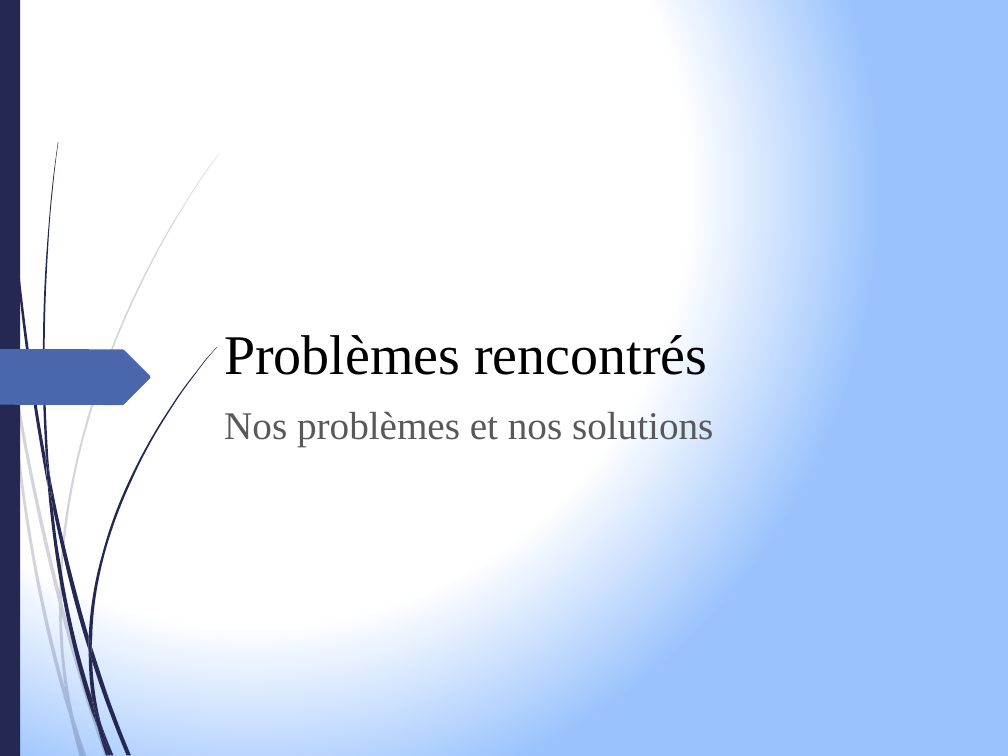
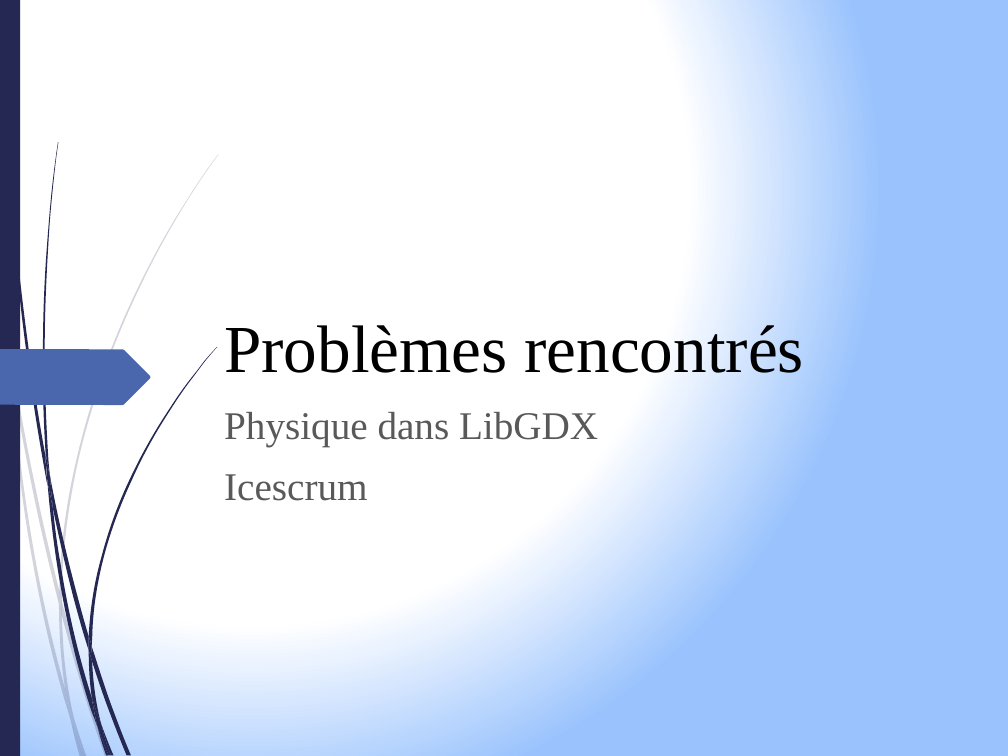
Before and after one commit to manalito/nukemap, a slide deck: slide 6 of presentation.pptx. Drawn at 1008x756 pixels with LibreOffice and Linux fonts; fonts in the diff are those of the drawing. Boxes give left, top, right and bottom in pixels: in the first picture for what was removed or moved away, otherwise in the second. Text is boxed around its words. In the diff, an @@ line names an element or a change of style, - is before the commit and + after.

```diff
--- a/presentation.pptx
+++ b/presentation.pptx
@@ title "Problèmes rencontrés" at (224, 319, 803, 384): size 40 to 48 pt @@
@@ text at (224, 412, 598, 501): text changed @@
-Nos problèmes et nos solutions
+Physique dans LibGDX
+Icescrum
```
Also in this commit, not shown: 4 other slides changed, 1 slide added, 1 slide removed, 1 other file.
